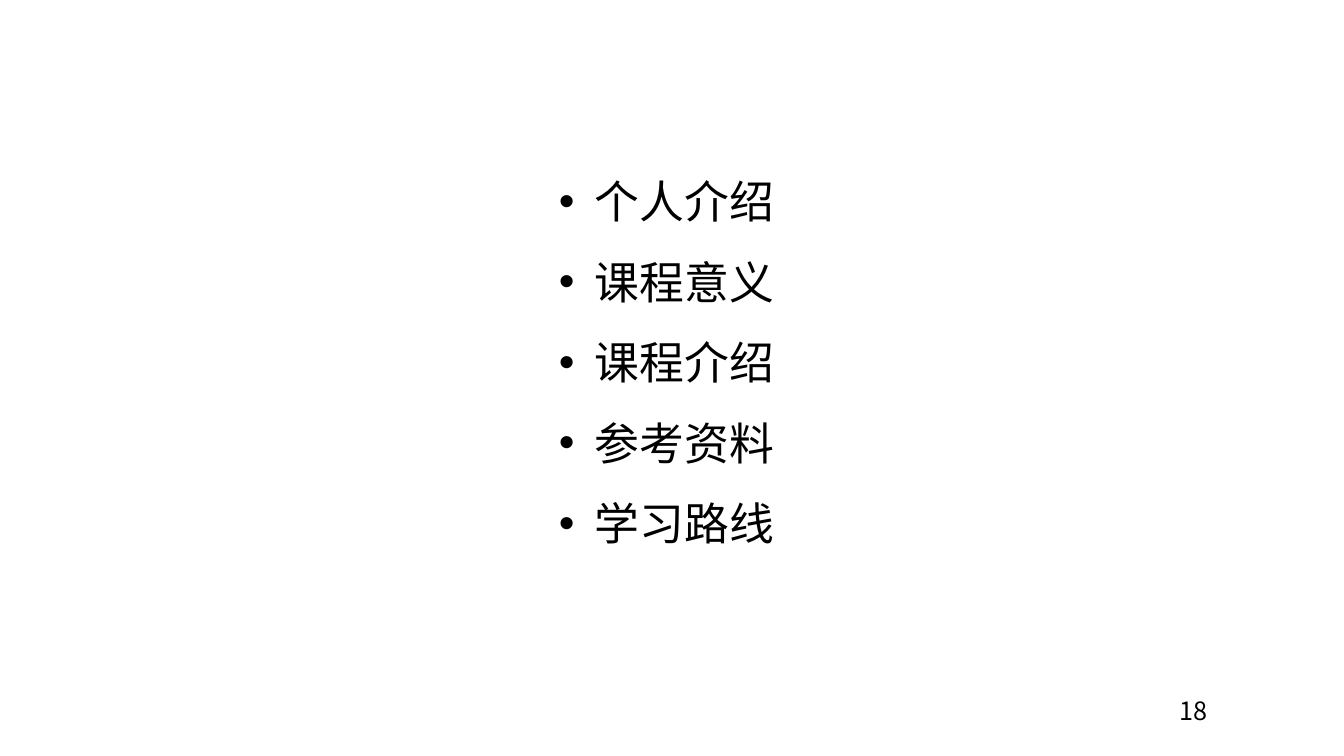
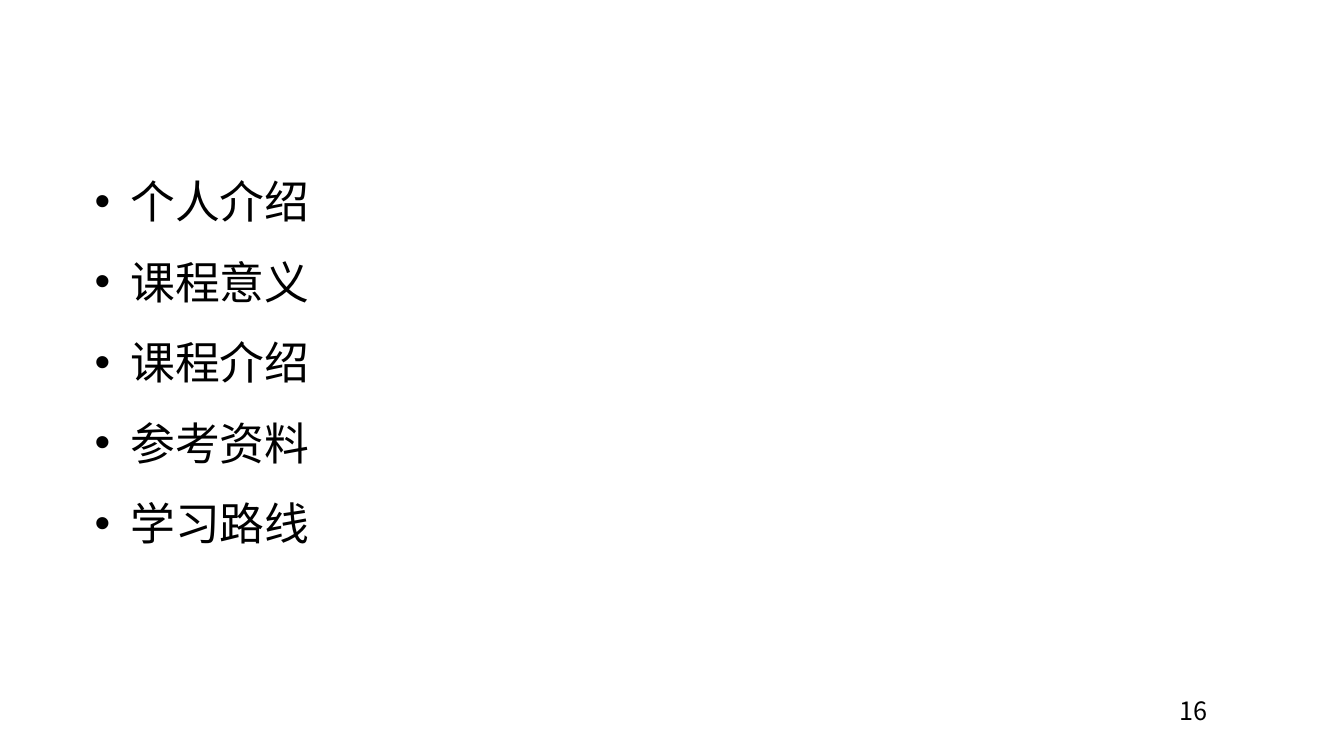
Before and after one commit to edu2act/course-JavaSE-Android, a slide deck: slide 16 of ch01/第0章 课程简介.pptx (slide 18 before the commit). Drawn at 1344x756 pixels with LibreOffice and Linux fonts; fonts in the diff are those of the drawing; background and template pictures are left out. Boxes give left, top, right and bottom in pixels: in the first picture for what was removed or moved away, otherwise in the second. Text is boxed around its words. In the diff, an @@ line names an element or a change of style, - is before the commit and + after.

Commit message:
更新课程PPT

```diff
--- a/ch01/第0章 课程简介.pptx
+++ b/ch01/第0章 课程简介.pptx
@@ text "个人介绍": place and size @@
-text "个人介绍" at bbox=[595, 180, 774, 544]
+text "个人介绍" at bbox=[130, 180, 309, 544]
@@ page number at bbox=[1180, 701, 1208, 721]: text changed @@
-18
+16
```
Also in this commit, not shown: 6 other slides changed, 2 slides removed, 21 other files.
